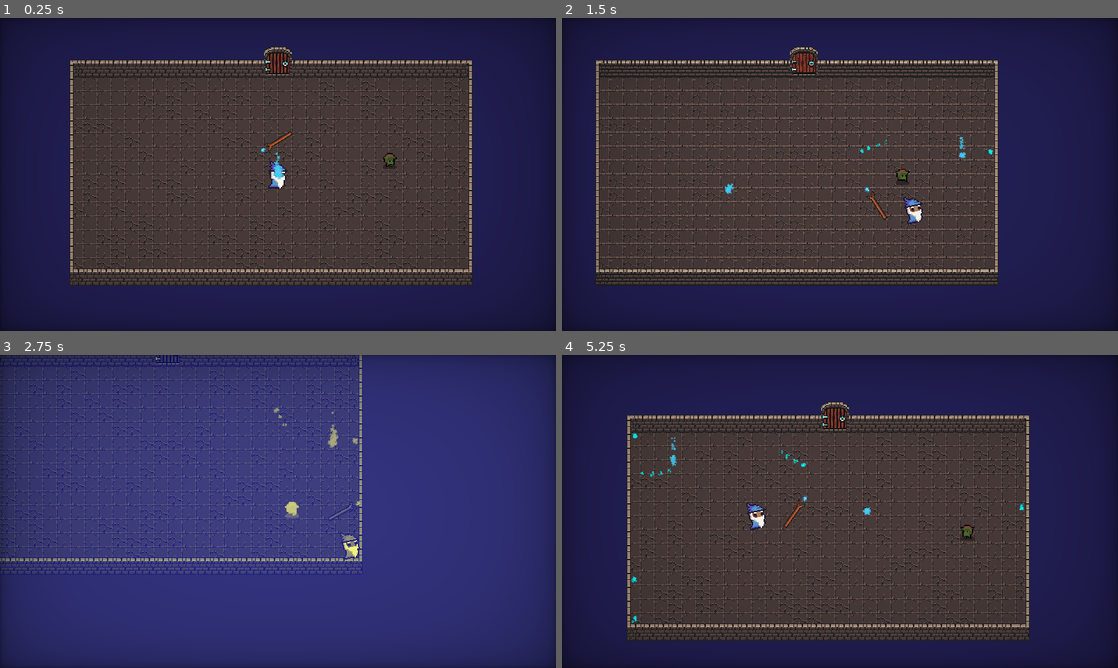
Above: before the commit, frames 1-4 (two rows, left to right).
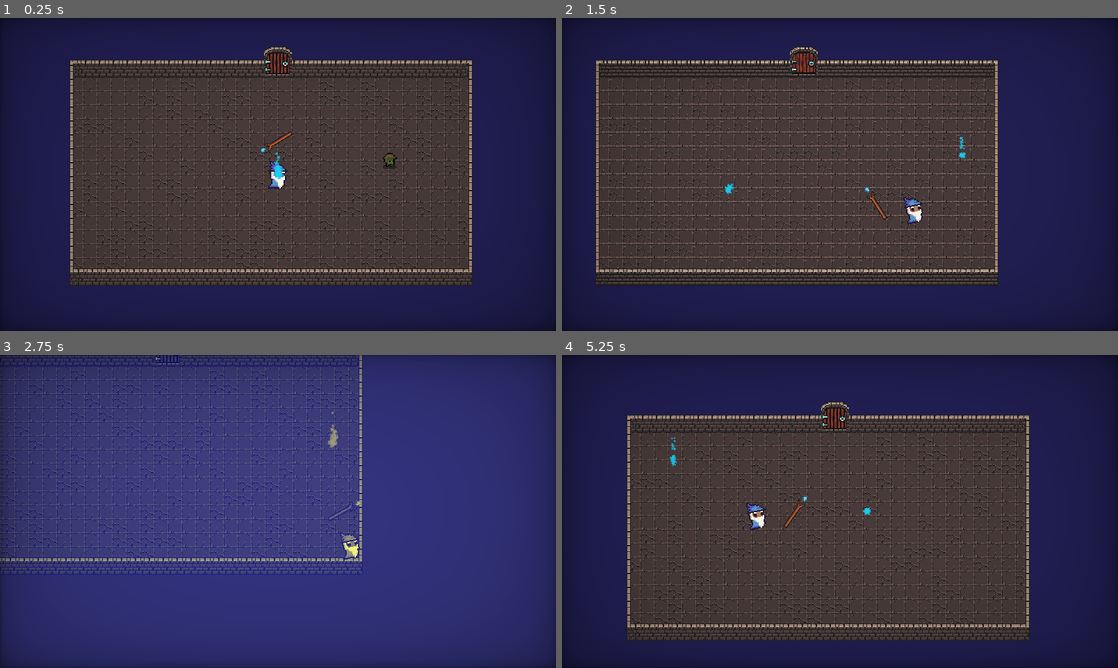
Above: after the commit, the same moments.

Repository: SasVel/WhimsicalLilMagicMan
Game: Godot game, scene res://World/Main.tscn
The game is run twice, just before and just after one commit, with the same random seed, the same clock (stepped at 60 frames per second) and the same inputs.
Inputs (mouse positions are in pixels of both pictures, inside the frame that each line leads up to):
- Up to frame 1 (0.25 s): no input
- Up to frame 2 (1.5 s): move the mouse to (962, 158) at 0.52 s; hold Right (ui_right) 0.53-1.28 s; click (962, 158) at 0.6 s; move the mouse to (728, 190) at 1.27 s; hold Down (ui_down) from 1.28 s (still down); click (728, 190) at 1.35 s
- Up to frame 3 (2.75 s): move the mouse to (333, 442) at 2.02 s; release Down (ui_down) at 2.03 s; hold Right (ui_right) from 2.03 s (still down); tap Space (world_change) at 2.1 s; click (333, 442) at 2.3 s
- Up to frame 4 (5.25 s): move the mouse to (812, 574) at 2.77 s; release Right (ui_right) at 2.78 s; hold Up (ui_up) 2.78-3.53 s; click (812, 574) at 2.85 s; move the mouse to (1006, 558) at 3.52 s; hold Left (ui_left) 3.53-5.03 s; click (1006, 558) at 3.6 s; move the mouse to (673, 464) at 4.27 s; tap Space (world_change) at 4.35 s; click (673, 464) at 4.55 s; move the mouse to (867, 511) at 5.02 s; hold Down (ui_down) from 5.03 s (still down); click (867, 511) at 5.1 s

The runs differ from the first frame. In frame 1, less than 0.1% of the frame differs, in the area x 49-52%, y 42-52%; in frame 2, 0.2%; in frame 3, 0.1%; in frame 4, 0.3%, in the area x 12-84%, y 24-86%.

Commit message:
magic system

Diff:
--- a/Enemies/Goblin/Enemy.gd
+++ b/Enemies/Goblin/Enemy.gd
@@ -47,3 +47,6 @@
 		sprites.material.set_shader_parameter("flash_color", Color.WHITE)
 	else:
 		sprites.material.set_shader_parameter("flash_opacity", 0)
+
+func _on_hurt_box_area_entered(area):
+	queue_free()
--- a/Enemies/Goblin/EnemyGoblin.tscn
+++ b/Enemies/Goblin/EnemyGoblin.tscn
@@ -126,6 +126,7 @@
 [node name="EnemyGoblin" type="RigidBody2D"]
 y_sort_enabled = true
 collision_layer = 4
+collision_mask = 5
 inertia = 1.0
 gravity_scale = 0.0
 lock_rotation = true
@@ -150,7 +151,7 @@
 
 [node name="PlayerDetectionZone" type="Area2D" parent="."]
 visible = false
-collision_layer = 4
+collision_layer = 32
 collision_mask = 2
 
 [node name="CollisionShape2D" type="CollisionShape2D" parent="PlayerDetectionZone"]
@@ -165,13 +166,14 @@
 
 [node name="HurtBox" parent="." instance=ExtResource("6_7wbxo")]
 collision_layer = 16
-collision_mask = 0
+collision_mask = 2
 
 [node name="CollisionShape2D" parent="HurtBox" index="0"]
 shape = SubResource("CircleShape2D_imf5a")
 
 [connection signal="body_entered" from="PlayerDetectionZone" to="." method="_on_player_detection_zone_body_entered"]
 [connection signal="body_exited" from="PlayerDetectionZone" to="." method="_on_player_detection_zone_body_exited"]
+[connection signal="area_entered" from="HurtBox" to="." method="_on_hurt_box_area_entered"]
 
 [editable path="HitBox"]
 [editable path="HurtBox"]
--- a/MagicBullet/MagicBullet.gd
+++ b/MagicBullet/MagicBullet.gd
@@ -1,11 +1,12 @@
 extends CharacterBody2D
 
 @export var SPEED = 300
-@export var bounceCount = 2
+@export var mana_cost = 10
 var direction = Vector2.ZERO
 
 func _ready():
 	direction = self.position.direction_to(get_global_mouse_position())
+	PlayerStats.mana -= mana_cost
 
 func _physics_process(delta):
 	velocity = direction * SPEED
@@ -14,6 +15,3 @@
 
 func _on_hurt_box_area_entered(area):
 	queue_free()
-
-func _on_hurt_box_body_entered(body):
-	pass # Replace with function body.
--- a/MagicBullet/MagicBullet.tscn
+++ b/MagicBullet/MagicBullet.tscn
@@ -38,8 +38,7 @@
 radius = 4.0
 
 [node name="MagicBullet" type="CharacterBody2D"]
-collision_layer = 32
-collision_mask = 5
+collision_layer = 2
 motion_mode = 1
 script = ExtResource("1_0w5fa")
 
@@ -55,21 +54,21 @@
 explosiveness = 0.15
 
 [node name="HitBox" parent="." instance=ExtResource("2_4khlr")]
-collision_layer = 0
-collision_mask = 0
+collision_layer = 2
+collision_mask = 20
 
 [node name="CollisionShape2D" parent="HitBox" index="0"]
 shape = SubResource("CircleShape2D_jk753")
 
 [node name="HurtBox" parent="." instance=ExtResource("3_m8j2d")]
 collision_layer = 64
+collision_mask = 5
 collision_priority = 2.0
 
 [node name="CollisionShape2D" parent="HurtBox" index="0"]
 shape = SubResource("CircleShape2D_ubrv5")
 
 [connection signal="area_entered" from="HurtBox" to="." method="_on_hurt_box_area_entered"]
-[connection signal="body_entered" from="HurtBox" to="." method="_on_hurt_box_body_entered"]
 
 [editable path="HitBox"]
 [editable path="HurtBox"]
--- a/Mouse/MouseObject.tscn
+++ b/Mouse/MouseObject.tscn
@@ -34,6 +34,7 @@
 script = ExtResource("1_7uesv")
 
 [node name="GPUParticles2D" type="GPUParticles2D" parent="MouseObj"]
+modulate = Color(0.368627, 1, 0.988235, 1)
 amount = 20
 process_material = SubResource("ParticleProcessMaterial_66ifh")
 texture = ExtResource("2_u41fj")
--- a/Player/Movement.gd
+++ b/Player/Movement.gd
@@ -76,8 +76,9 @@
 
 func shoot_bullet():
 	var bullet = Bullet.instantiate()
-	bullet.position = staff.gemPos
-	get_tree().get_root().add_child(bullet)
+	if PlayerStats.mana >= bullet.mana_cost:
+		bullet.position = staff.gemPos
+		get_tree().get_root().add_child(bullet)
 
 func _on_hurt_box_area_entered(area):
 	PlayerStats.health -= area.damage
--- /dev/null
+++ b/Player/PlayerStats.gd
@@ -0,0 +1,51 @@
+extends Node2D
+
+signal no_health
+signal changed_health(val)
+
+signal no_mana
+signal changed_mana(val)
+
+@export var max_health = 10
+@export var max_mana = 10
+@export var mana_regen_per_tick = 1
+var health : set = set_health
+
+var mana = 0 : set = set_mana
+@onready var manaTickTimer = $ManaTickTimer
+@onready var manaRegenTimer = $ManaRegenTimer
+var canRegenerate = false : set = set_mana_regen_bool
+
+func _ready():
+	health = max_health
+	mana = max_mana
+
+func set_health(val):
+	emit_signal("changed_health", val)
+	health = clamp(val, 0, max_health + 1)
+	if health <= 0:
+		emit_signal("no_health")
+
+func set_mana(val):
+	if mana > val:
+		canRegenerate = false
+		manaRegenTimer.start()
+
+	emit_signal("changed_mana", val)
+	mana = clamp(val, 0, max_mana)
+	if mana <= 0:
+		emit_signal("no_mana")
+
+func _on_mana_regen_timer_timeout():
+	canRegenerate = true
+
+func set_mana_regen_bool(val):
+	if canRegenerate != val:
+		if val == true:
+			manaTickTimer.start()
+		else:
+			manaTickTimer.stop()
+	canRegenerate = val
+
+func _on_mana_tick_timer_timeout():
+	mana += mana_regen_per_tick
--- a/Player/PlayerStats.tscn
+++ b/Player/PlayerStats.tscn
@@ -1,5 +1,19 @@
-[gd_scene load_steps=2 format=3 uid="uid://bf5ournvwuj24"]
+[gd_scene load_steps=3 format=3 uid="uid://bf5ournvwuj24"]
 
 [ext_resource type="PackedScene" uid="uid://cm5wfph8jbxdj" path="res://Stats/Stats.tscn" id="1_w4q2y"]
+[ext_resource type="Script" path="res://Player/PlayerStats.gd" id="2_m6aku"]
 
 [node name="PlayerStats" instance=ExtResource("1_w4q2y")]
+script = ExtResource("2_m6aku")
+max_mana = 10
+mana_regen_per_tick = 1
+
+[node name="ManaTickTimer" type="Timer" parent="." index="0"]
+wait_time = 0.5
+
+[node name="ManaRegenTimer" type="Timer" parent="." index="1"]
+wait_time = 3.0
+one_shot = true
+
+[connection signal="timeout" from="ManaTickTimer" to="." method="_on_mana_tick_timer_timeout"]
+[connection signal="timeout" from="ManaRegenTimer" to="." method="_on_mana_regen_timer_timeout"]
--- a/Player/Staff/Staff.tscn
+++ b/Player/Staff/Staff.tscn
@@ -64,7 +64,7 @@
 [node name="GemPivot" type="Node2D" parent="StaffSprite"]
 
 [node name="GemSprite" type="Sprite2D" parent="StaffSprite/GemPivot"]
-position = Vector2(0, -15.8576)
+position = Vector2(0, -9.5)
 scale = Vector2(1.2, 1.2)
 texture = ExtResource("3_31oct")
 
--- a/Stats/Stats.gd
+++ b/Stats/Stats.gd
@@ -7,9 +7,7 @@
 signal changed_mana(val)
 
 @export var max_health = 10
-@export var max_mana = 10
 var health : set = set_health
-var mana : set = set_mana
 
 func _ready():
 	health = max_health
@@ -20,9 +18,3 @@
 	print(health)
 	if health <= 0:
 		emit_signal("no_health")
-
-func set_mana(val):
-	emit_signal("changed_mana", val)
-	mana = clamp(val, 0, max_mana + 1)
-	if mana <= 0:
-		emit_signal("no_mana")
--- /dev/null
+++ b/UI/HealthUI/StatsUI.gd
@@ -0,0 +1,16 @@
+extends Control
+
+@onready var healthBar = $HealthBar
+
+func _ready():
+	healthBar.max_value = PlayerStats.max_health
+	healthBar.value = PlayerStats.health
+
+	PlayerStats.changed_health.connect(on_changed_health)
+	PlayerStats.no_health.connect(on_no_health)
+
+func on_changed_health(val):
+	healthBar.value = val
+
+func on_no_health():
+	self.visible = false
--- /dev/null
+++ b/UI/HealthUI/StatsUI.tscn
@@ -0,0 +1,21 @@
+[gd_scene load_steps=2 format=3 uid="uid://cr4pgto0p0mnw"]
+
+[ext_resource type="Script" path="res://UI/HealthUI/StatsUI.gd" id="1_fk6hl"]
+
+[node name="StatsUI" type="Control"]
+layout_mode = 3
+anchors_preset = 15
+anchor_right = 1.0
+anchor_bottom = 1.0
+grow_horizontal = 2
+grow_vertical = 2
+script = ExtResource("1_fk6hl")
+
+[node name="HealthBar" type="TextureProgressBar" parent="."]
+layout_mode = 1
+offset_left = 16.0
+offset_top = 16.0
+offset_right = 224.0
+offset_bottom = 31.0
+fill_mode = 1
+nine_patch_stretch = true
--- a/World/Tiles/RoomTiles.tscn
+++ b/World/Tiles/RoomTiles.tscn
@@ -1109,7 +1109,7 @@
 
 [sub_resource type="TileSet" id="TileSet_d70ob"]
 physics_layer_0/collision_layer = 1
-physics_layer_0/collision_mask = 96
+physics_layer_0/collision_mask = 66
 terrain_set_0/mode = 0
 terrain_set_0/terrain_0/name = "Walls outer"
 terrain_set_0/terrain_0/color = Color(0.219608, 0.423529, 1, 1)
--- a/project.godot
+++ b/project.godot
@@ -22,6 +22,10 @@
 MouseObject="*res://Mouse/MouseObject.tscn"
 GlobalInfo="*res://GlobalInfo.tscn"
 PlayerStats="*res://Player/PlayerStats.tscn"
+
+[debug]
+
+gdscript/warnings/unused_parameter=0
 
 [display]
 
@@ -83,7 +87,7 @@
 2d_physics/layer_3="Enemy"
 2d_physics/layer_4="PlayerHurtbox"
 2d_physics/layer_5="EnemyHurtbox"
-2d_physics/layer_6="Staff"
+2d_physics/layer_6="EnemyDetection"
 2d_physics/layer_7="PlayerBulletHurtbox"
 
 [rendering]
